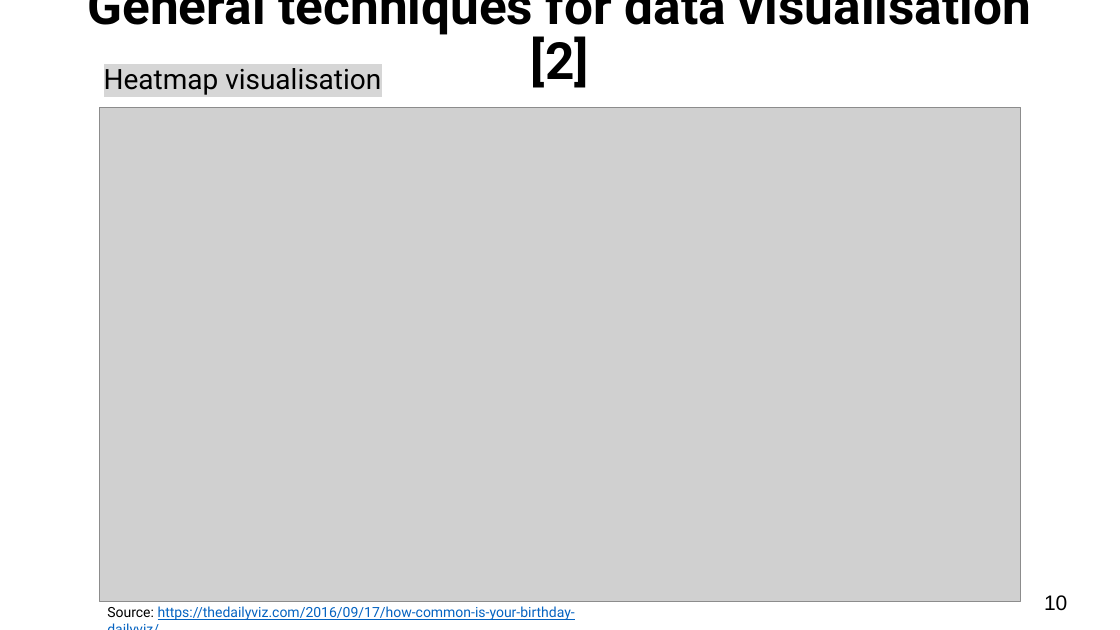
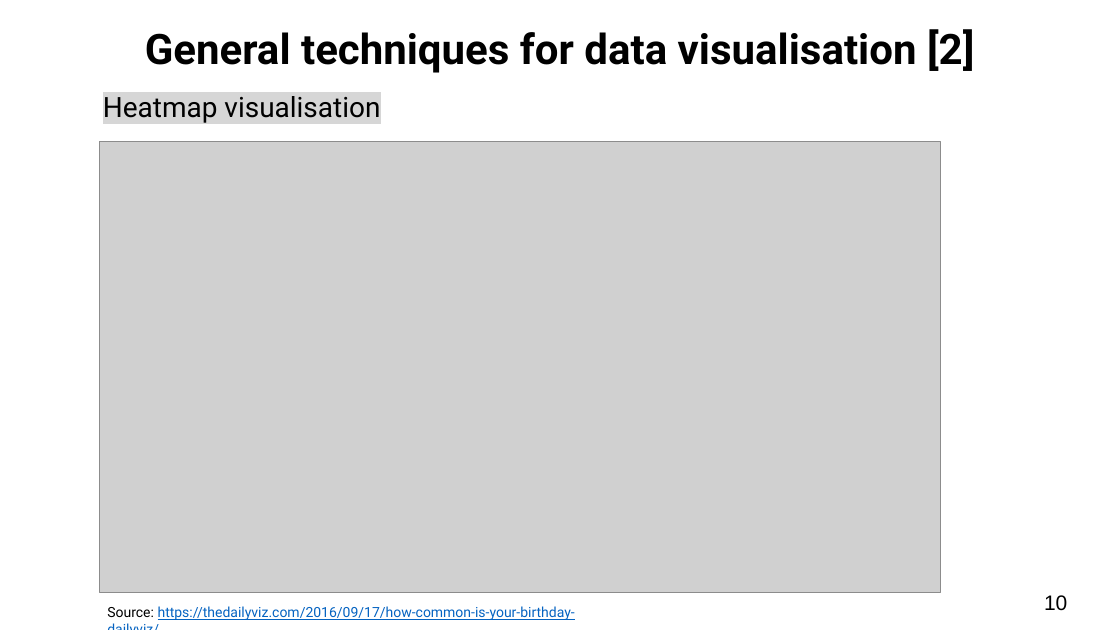
Before and after one commit to UCLPG-MSC-SGDS/POLS0008, a slide deck: slide 10 of Lecture_notes_ppts/POLS0008-2022-23 Week 3 Examining Data II.pptx. Drawn at 1120x630 pixels with LibreOffice and Linux fonts; fonts in the diff are those of the drawing; grey boxes stand for pictures. Boxes give left, top, right and bottom in pixels: in the first picture for what was removed or moved away, otherwise in the second. Text is boxed around its words. In the diff, an @@ line names an element or a change of style, - is before the commit and + after.

```diff
--- a/Lecture_notes_ppts/POLS0008-2022-23 Week 3 Examining Data II.pptx
+++ b/Lecture_notes_ppts/POLS0008-2022-23 Week 3 Examining Data II.pptx
@@ title "General techniques for data visualisation ...": place and size @@
-title "General techniques for data visualisation ..." at box(88, 0, 1031, 88)
+title "General techniques for data visualisation ..." at box(145, 29, 974, 73)
@@ title "General techniques for data visualisation ..." at box(145, 29, 974, 73): size 44 to 36 pt @@
@@ text "Heatmap visualisation": place and size @@
-text "Heatmap visualisation" at box(104, 63, 381, 95)
+text "Heatmap visualisation" at box(103, 91, 380, 123)
@@ picture: place and size @@
-picture at box(99, 107, 1021, 602)
+picture at box(99, 141, 940, 592)
```
Also in this commit, not shown: 7 other slides changed, 2 slides added, 6 other files.
